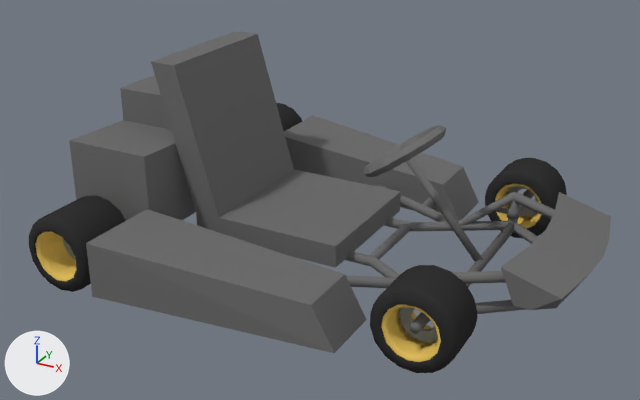
Before and after pictures for a commit that changed the Blender file Content/Models/kart_1.blend.
Both versions are drawn from a 50 mm lens placed at (112.2, -213.5, 126.8), pointed at (-1.5, -6.7, 23.4). Every picture has the same lights, and +X, +Y and +Z are marked at lower left.
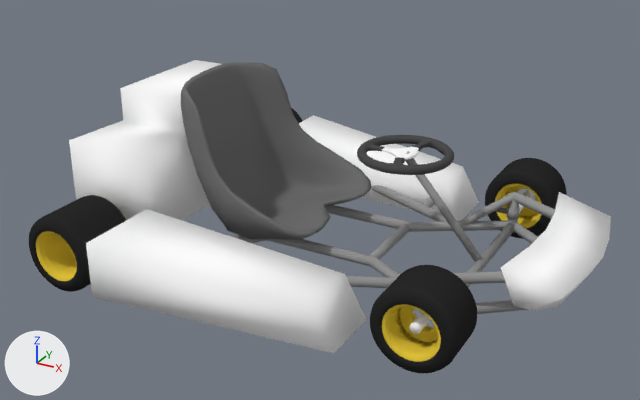
What differs and where, as boxes (x1, y1, x2, y2) in the pictures (640 x 400 px):
'Body', reshaped (8% wider, 16% taller): before (29, 103, 567, 373); after (29, 60, 611, 373)
'Cube.001', deleted: before (151, 31, 401, 268)
'Cube.004', deleted: before (86, 209, 367, 353)
'Cube.002', deleted: before (69, 75, 196, 220)
'Cube.003', deleted: before (284, 115, 479, 221)
'Cube.005', deleted: before (501, 192, 611, 310)
'Torus.001', deleted: before (364, 125, 446, 177)
'Cylinder.001', deleted: before (406, 158, 483, 262)
part 1 of me_cube_001, added: after (405, 151, 482, 262)
part 2 of me_cube_001, added: after (357, 135, 454, 175)
part 3 of me_cube_001, added: after (382, 147, 419, 160)
part 4 of me_cube_001, added: after (181, 62, 371, 240)
part 5 of me_cube_001, added: after (69, 60, 221, 220)
part 6 of me_cube_001, added: after (86, 115, 611, 353)
part 7 of me_cube_001, recoloured: (29, 108, 567, 373) in both
part 8 of me_cube_001, recoloured: (36, 184, 542, 362) in both
part 9 of me_cube_001, recoloured (grey to yellow): (63, 186, 539, 342) in both
part 10 of me_cube_001, recoloured: (410, 190, 534, 334) in both
part 11 of me_cube_001, recoloured: (234, 185, 555, 314) in both

The edits, one by one:
Material 'default' (mat_default) is new.
Its base color is (1.0, 1.0, 1.0) (white #ffffff).
Material 'm_seat' (mat_m_seat) is new.
Its base color is (0.163, 0.163, 0.163) (grey #707070).
Material 'm_frame' (mat_m_frame) is new.
Its base color is (0.296, 0.296, 0.296) (grey #949494).
Material 'm_steering_wheel_rubber' (mat_m_steering_wheel_rubber) is new.
Its base color is (0.0732, 0.0732, 0.0732) (dark grey #4c4c4c).
Material 'm_tire_black' (mat_m_tire_black) is new.
Its base color is (0.022, 0.022, 0.022) (black #292929).
Material 'm_tire_hub' (mat_m_tire_hub) is new.
Its base color is (0.8, 0.584, 0.0461) (yellow #e7c93d).
me_cube_001 is used by ob_body; location (2.1, 1.4, 3.5); scale (0.08, 0.08, 0.08).
me_cube_001 had 19201 vertices, 18365 faces and spanned x -902.0..864.0, y -757.0..750.0, z 6.0..287.0.
me_cube_001 now has 22603 vertices, 21683 faces and spans x -902.0..945.0, y -769.0..756.0, z 6.0..650.0.
me_cube_001 part 1: the loose piece of 64 vertices spanning x 517.0..563.0, y -393.0..-347.0, z 128.0..165.0 is copied, and the copy is multiplied about its middle by the matrix ((0.0, 0.455, 8.342), (-0.599, 0.0, 0.0), (0.0, 0.468, -9.787)), then moved by (-150.0, 370.0, 123.0), in mat_m_frame (grey #949494); it spans x 228.0..551.0, y -14.0..14.0, z 81.0..457.0.
me_cube_001 part 2: a new loose piece of 2671 vertices spanning x 70.0..408.0, y -168.0..168.0, z 426.0..464.0, in mat_m_steering_wheel_rubber (dark grey #4c4c4c).
me_cube_001 part 3: a new loose piece of 313 vertices spanning x 148.0..280.0, y -81.0..81.0, z 445.0..451.0, in mat_default (white #ffffff).
me_cube_001 part 4: a new loose piece of 298 vertices spanning x -572.0..19.0, y -332.0..298.0, z 83.0..650.0, in mat_m_seat (grey #707070).
me_cube_001 part 5: a new loose piece of 16 vertices spanning x -900.0..-553.0, y -447.0..372.0, z 119.0..559.0, in mat_default (white #ffffff).
Part 6, on me_cube_001:
34 vertices are added at x -553.0..858.0, y -769.0..756.0, z 28.0..274.0.
6 new vertices lie (192.0, 0.0, -56.0) away from vertices in x 706.0..753.0, y -332.0..332.0, z 274.0.
30 new faces join them, mat_default (white #ffffff).
me_cube_001 part 7: 6144 faces spanning x -857.0..681.0, y -757.0..750.0, z 6.0..287.0 switch from mat_tire_black (black #333333) to mat_m_tire_black (black #292929).
me_cube_001 part 8: 6144 faces spanning x -814.0..638.0, y -750.0..744.0, z 49.0..244.0 switch from mat_tire_hub (yellow #e7c462) to mat_m_tire_hub (yellow #e7c93d).
me_cube_001 part 9: 2048 faces spanning x -791.0..615.0, y -643.0..636.0, z 72.0..221.0 switch from mat_tire_hub_2 (grey #90948f) to mat_m_tire_hub (yellow #e7c93d).
me_cube_001 part 10: 260 faces spanning x 522.0..558.0, y -586.0..571.0, z 129.0..165.0 switch from mat_chassis_steel (grey #707070) to mat_default (white #ffffff).
me_cube_001 part 11: 3769 faces spanning x -902.0..864.0, y -652.0..636.0, z 73.0..236.0 switch from mat_chassis_steel (grey #707070) to mat_m_frame (grey #949494).
me_cube_001 now uses material mat_m_seat (grey #707070).
me_cube_001 now uses material mat_m_steering_wheel_rubber (dark grey #4c4c4c).
Object 'Torus.001' (ob_torus_001) is deleted.
Object 'Cube.005' (ob_cube_005) is deleted.
Object 'Cube.004' (ob_cube_004) is deleted.
Object 'Cube.003' (ob_cube_003) is deleted.
Object 'Cube.002' (ob_cube_002) is deleted.
Object 'Cube.001' (ob_cube_001) is deleted.
Object 'Cylinder.001' (ob_cylinder_001) is deleted.
